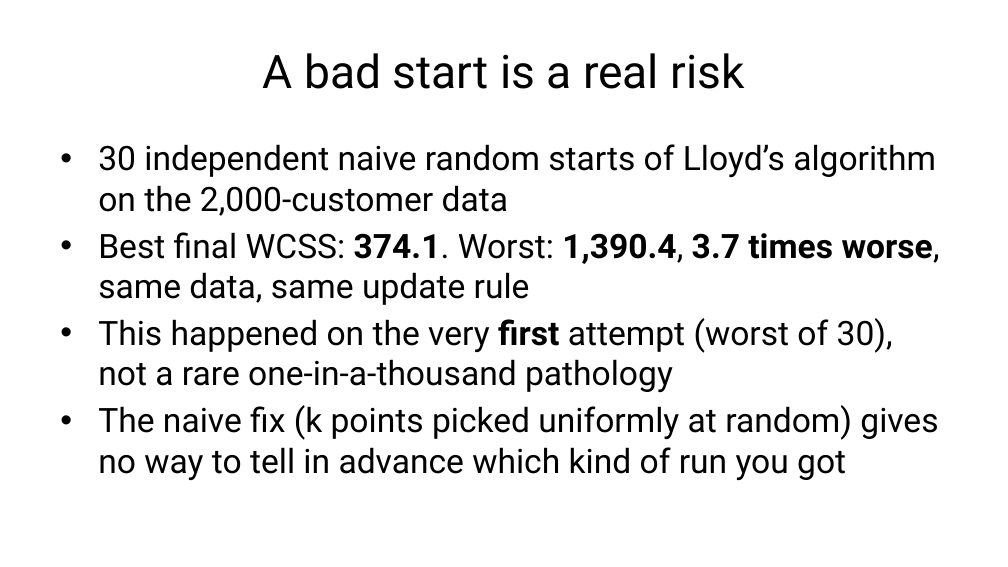
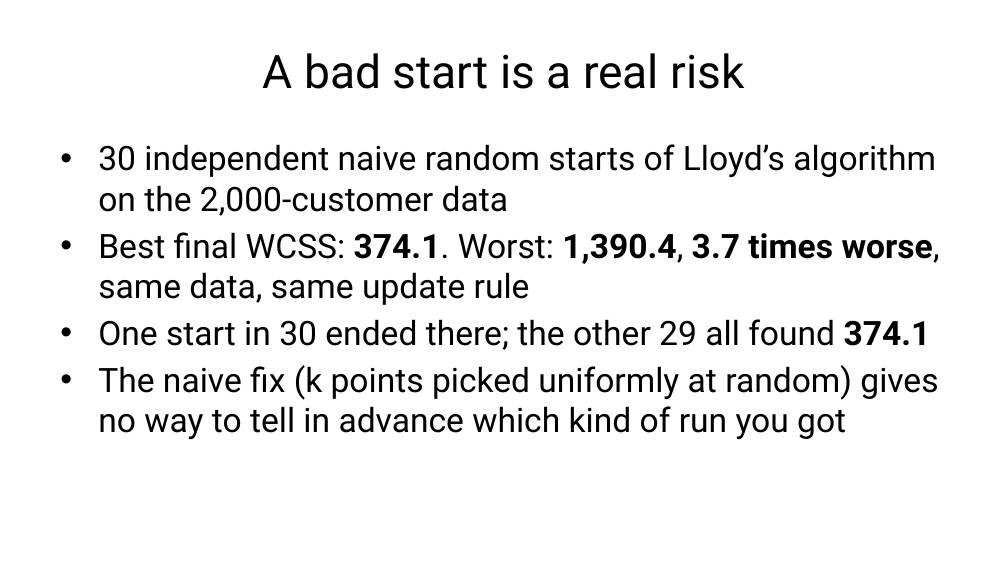
Before and after one commit to fabioantonini/technologies-for-artificial-intelligence, a slide deck: slide 14 of Lessons/08_unsupervised_learning/Slides/unsupervised_learning_slides.pptx. Drawn at 1008x567 pixels with LibreOffice and Linux fonts; fonts in the diff are those of the drawing; background and template pictures are left out. Boxes give left, top, right and bottom in pixels: in the first picture for what was removed or moved away, otherwise in the second. Text is boxed around its words. In the diff, an @@ line names an element or a change of style, - is before the commit and + after.

```diff
--- a/Lessons/08_unsupervised_learning/Slides/unsupervised_learning_slides.pptx
+++ b/Lessons/08_unsupervised_learning/Slides/unsupervised_learning_slides.pptx
@@ text at [98, 319, 931, 350]: text changed @@
-• This happened on the very first attempt (worst of 30), not a rare one-in-a-thousand pathology
+• One start in 30 ended there; the other 29 all found 374.1
```
Also in this commit, not shown: 3 other slides changed, 2 slides added, 11 other files.
